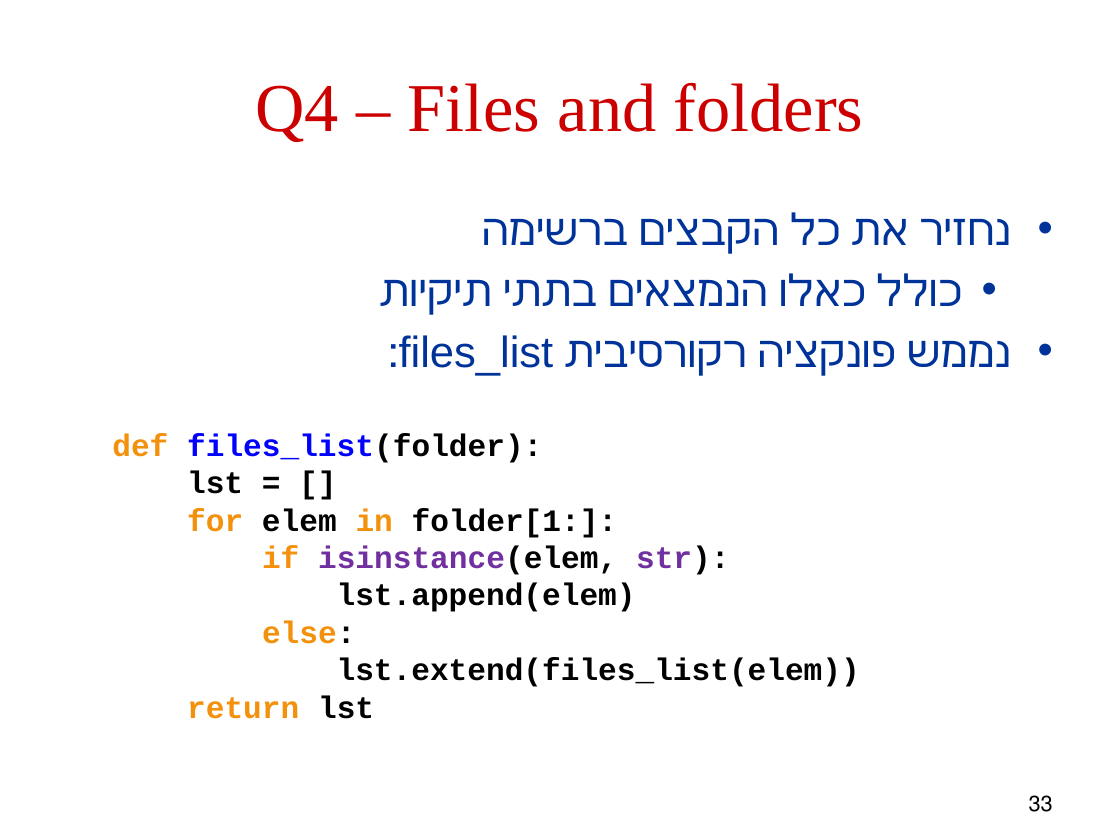
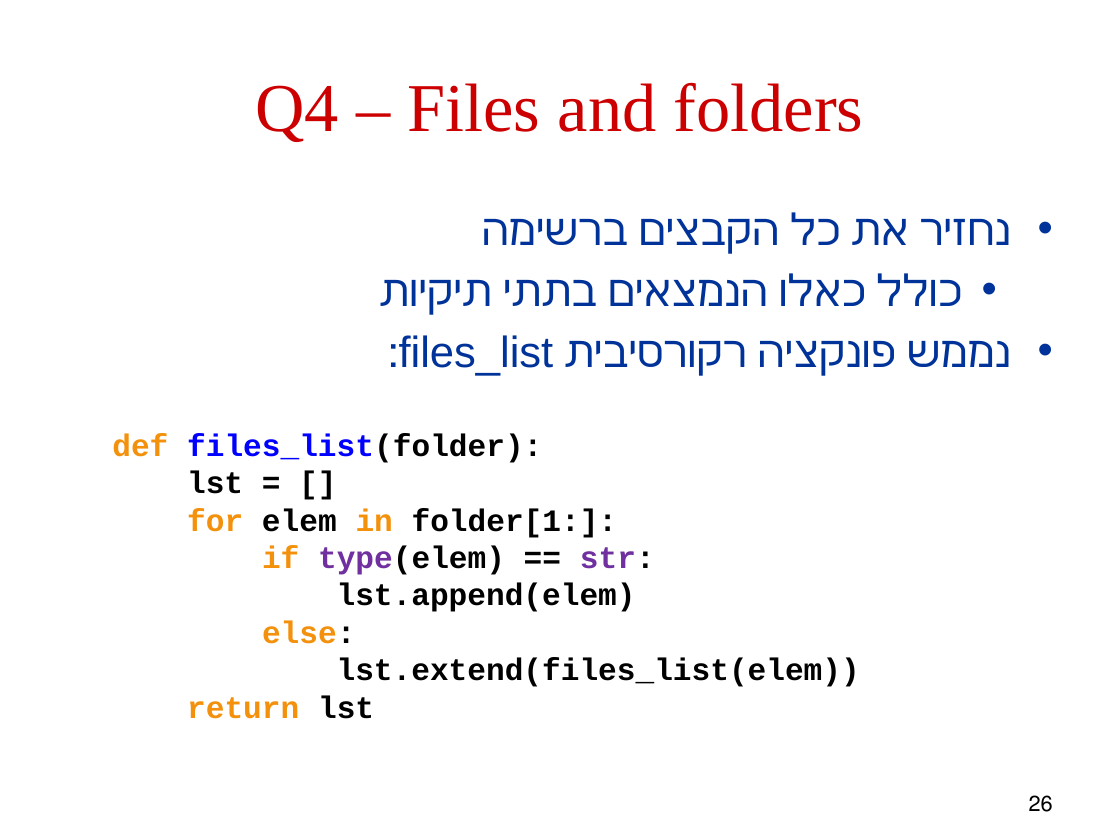
Before and after one commit to robintux/gip, a slide deck: slide 26 of Sessions/5/gip5.pptx (slide 33 before the commit). Drawn at 1120x840 pixels with LibreOffice and Linux fonts; fonts in the diff are those of the drawing. Boxes give left, top, right and bottom in pixels: in the first picture for what was removed or moved away, otherwise in the second. Text is boxed around its words. In the diff, an @@ line names an element or a change of style, - is before the commit and + after.

```diff
--- a/Sessions/5/gip5.pptx
+++ b/Sessions/5/gip5.pptx
@@ text at (262, 546, 655, 575): text changed; text colour #7030A0 to #000000 @@
-if isinstance(elem, str):
+if type(elem) == str:
@@ page number at (1029, 795, 1053, 812): text changed @@
-33
+26
```
Also in this commit, not shown: 14 other slides changed, 1 slide added.
